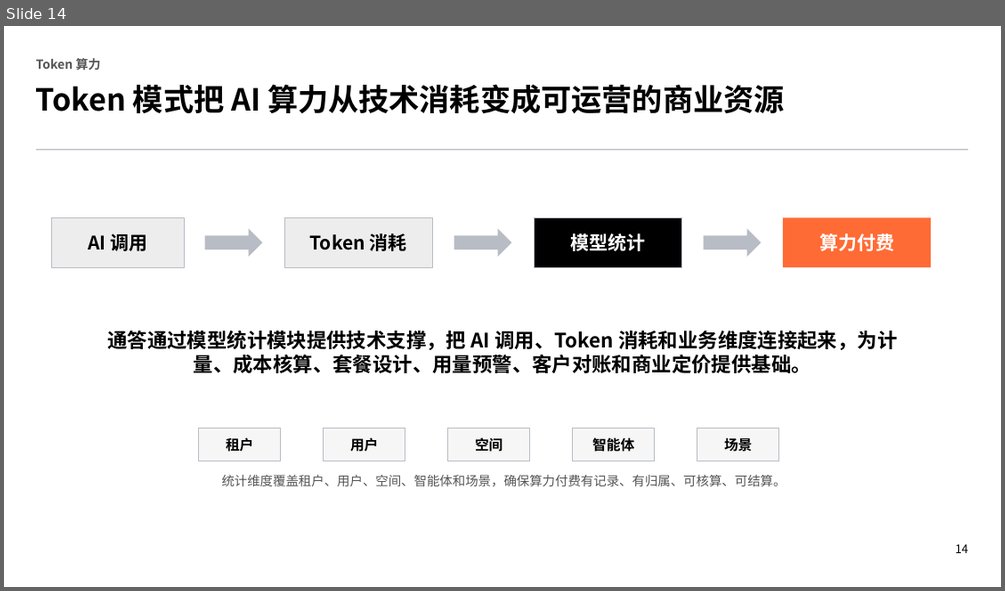
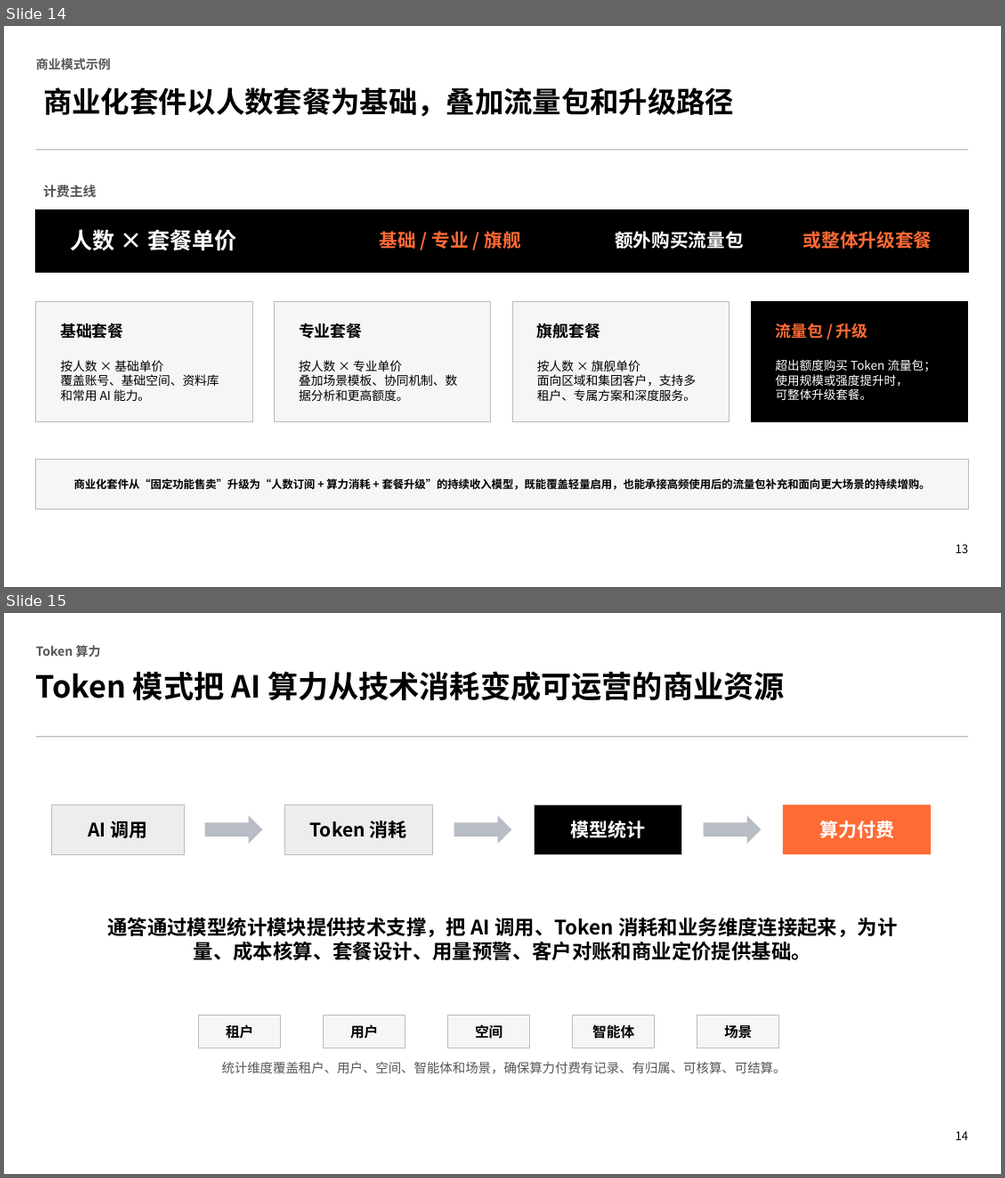
Before and after one commit to myniuniu/guoren-v2, a slide deck: outputs/guoren-platform-architecture.pptx. Shown one above the other, each under a label of ours: slide 14 before the commit, slides 14 and 15 after it. The pictures are 1005x591 and 1005x1178 pixels, drawn with LibreOffice and Linux fonts; fonts in the diff are those of the drawing. Boxes give left, top, right and bottom in pixels: in the first picture for what was removed or moved away, otherwise in the second. Text is boxed around its words. In the diff, an @@ line names an element or a change of style, - is before the commit and + after.

```diff
--- a/outputs/guoren-platform-architecture.pptx
+++ b/outputs/guoren-platform-architecture.pptx
@@ slide 14 added at (4,26,1001,587), background #FFFFFF @@
@@ rectangle added at (31,76,973,142), fill #FFFFFF @@
@@ text added at (36,58,111,70), 12 pt, text #555555, bold @@
+商业模式示例
@@ text added at (43,87,734,117), 27.8 pt, text #000000, bold @@
+商业化套件以人数套餐为基础，叠加流量包和升级路径
@@ rectangle added at (36,150,969,151), fill #B8BCC4 @@
@@ rectangle added at (31,174,973,529), fill #FFFFFF @@
@@ text added at (43,184,96,198), 12.7 pt, text #555555, bold @@
+计费主线
@@ rectangle added at (36,210,969,272), fill #000000, outline #000000 0.75 pt @@
@@ text added at (71,229,236,251), 21.5 pt, text #FFFFFF, bold @@
+人数 × 套餐单价
@@ text added at (380,229,521,252), 17.8 pt, text #FF6B35, bold @@
+基础 / 专业 / 旗舰
@@ text added at (615,231,744,248), 17.8 pt, text #FFFFFF, bold @@
+额外购买流量包
@@ text added at (803,231,932,248), 17.8 pt, text #FF6B35, bold @@
+或整体升级套餐
@@ rectangle added at (36,302,253,421), fill #F6F6F6, outline #B8BCC4 0.75 pt @@
@@ rectangle added at (274,302,491,421), fill #F6F6F6, outline #B8BCC4 0.75 pt @@
@@ rectangle added at (512,302,729,421), fill #F6F6F6, outline #B8BCC4 0.75 pt @@
@@ rectangle added at (751,302,968,421), fill #000000, outline #000000 0.75 pt @@
@@ text added at (60,323,123,338), 15.2 pt, text #000000, bold @@
+基础套餐
@@ text added at (299,322,362,338), 15.2 pt, text #000000, bold @@
+专业套餐
@@ text added at (537,323,600,338), 15.2 pt, text #000000, bold @@
+旗舰套餐
@@ text added at (776,323,868,338), 15.2 pt, text #FF6B35, bold @@
+流量包 / 升级
@@ text added at (60,360,218,401), 11.8 pt, text #000000 @@
+按人数 × 基础单价
+覆盖账号、基础空间、资料库和常用 AI 能力。
@@ text added at (299,360,457,401), 11.8 pt, text #000000 @@
+按人数 × 专业单价
+叠加场景模板、协同机制、数据分析和更高额度。
@@ text added at (537,360,696,401), 11.8 pt, text #000000 @@
+按人数 × 旗舰单价
+面向区域和集团客户，支持多租户、专属方案和深度服务。
@@ text added at (776,359,936,400), 11.6 pt, text #FFFFFF @@
+超出额度购买 Token 流量包；
+使用规模或强度提升时，
+可整体升级套餐。
@@ rectangle added at (36,459,969,509), fill #F6F6F6, outline #B8BCC4 0.75 pt @@
@@ text added at (74,478,930,490), 10.6 pt, text #000000, bold @@
+商业化套件从“固定功能售卖”升级为“人数订阅 + 算力消耗 + 套餐升级”的持续收入模型，既能覆盖轻量启用，也能承接高频使用后的流量包补充和面向更大场景的持续增购。
@@ text added at (955,544,969,553), 11.2 pt, text #000000 @@
+13
@@ what was slide 14 is now slide 15 @@
```
Also in this commit, not shown: 1 slide changed, 12 other files.
